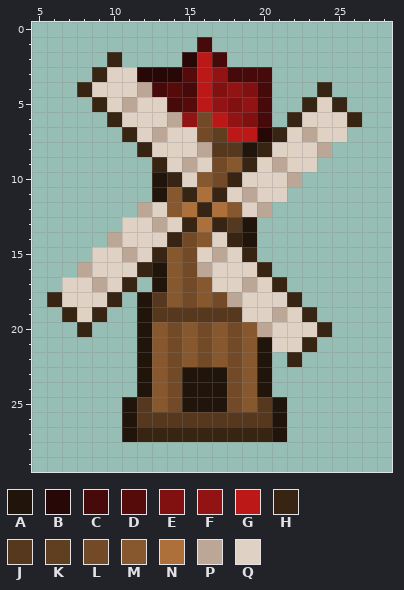
Two versions of one pixel-art sprite, entities/mill.png. That is the earlier state.
The file is 32x32 pixels. Colours within 5 levels of each other are drawn and written as one. Shown: x 5..28, y 0..29.
Palette (. is transparent): A #21150b  B #280707  C #460a0a  D #560b0b  E #811010  F #921313  G #bd1818  H #382413  J #56381e  K #603f21  L #724a27  M #87572d  N #ad703a  P #bca796  Q #e0d1c5
Pixels before, first column x 6:
 1 ..........C..........
 2 ....H....BGC.........
 3 ...HQQBBBDGFCCC......
 4 ..HQQQPCDCGEFEC...H..
 5 ...HQPQQCDGFEFC..HQH.
 6 ....HQQQPFLGFEC.HQQQH
 7 .....HQPQQLKGGBHQPQQ.
 8 ......HQQQPJJAHQQQP..
 9 .......HQPQLMHQPQQ...
10 .......AHQMLHQQQP....
11 .......AMHNHQPQQ.....
12 ......PQMNHNMQP......
13 .....QQPQHNHJA.......
14 ....PQQQHLMQHA.......
15 ...QQPQHMLQPQH.......
16 ..PQQQHAMLPQQQH......
17 .QQPQH.AMLMQQPQH.....
18 HQQQH.AJMLMLPQQQH....
19 .HQH..AJJJJJJQQPQH...
20 ..H...AMLMLMLMPQQQH..
21 ......AMLMLMLMAQQH...
22 ......AMLMLMLMA.H....
23 ......AMLAAALMA......
24 ......AMLAAALMA......
25 .....AJMLAAALMJA.....
26 .....AJJJJJJJJJA.....
27 .....AHHHHHHHHHA.....
New version:
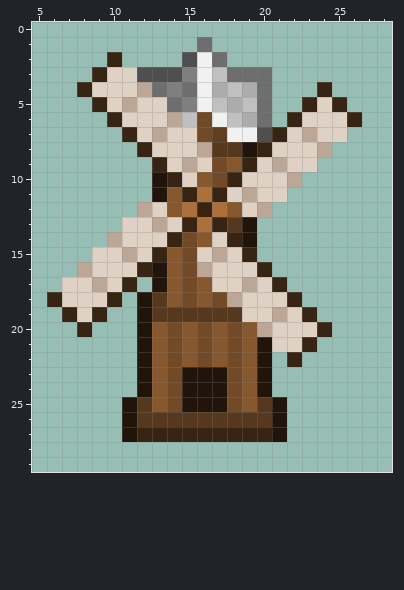
From old to new:
Colour B changes from #280707 to #4f4f4f.
Colour C changes from #460a0a to #6e6e6e.
Colour D changes from #560b0b to #7f7f7f.
Colour E changes from #811010 to #acacac.
Colour F changes from #921313 to #c0c0c0.
Colour G changes from #bd1818 to #f1f1f1.
